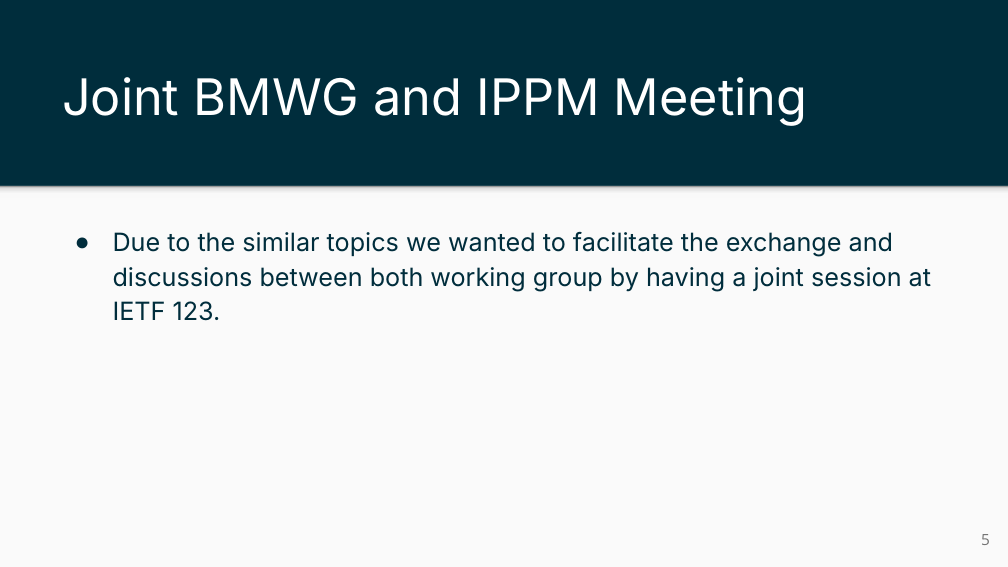
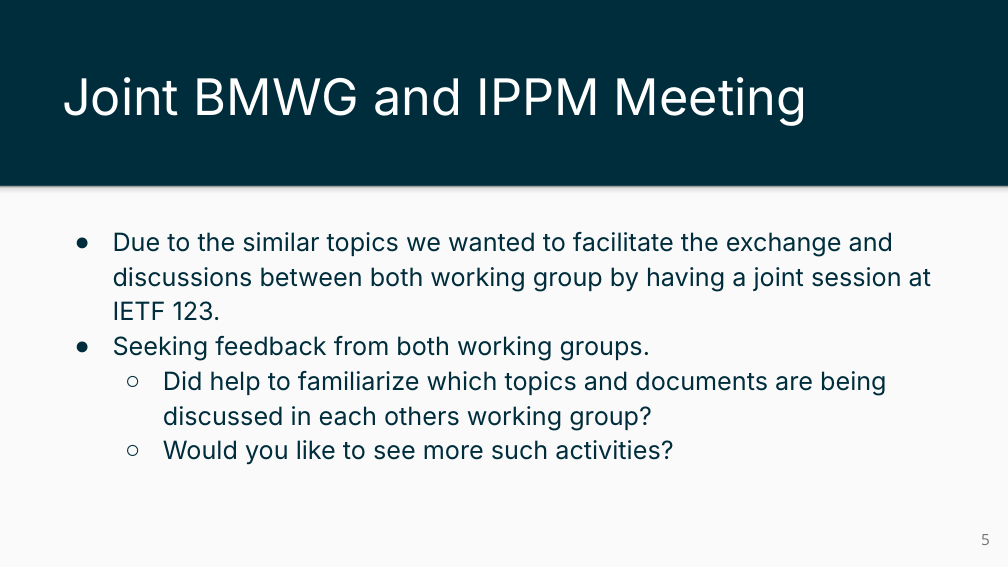
Before and after one commit to ietf-ippm/meeting-materials, a slide deck: slide 5 of ietf123-Madrid/Slides/chair-slides-bmwg-ippm.pptx. Drawn at 1008x567 pixels with LibreOffice and Linux fonts; fonts in the diff are those of the drawing. Boxes give left, top, right and bottom in pixels: in the first picture for what was removed or moved away, otherwise in the second. Text is boxed around its words. In the diff, an @@ line names an element or a change of style, - is before the commit and + after.

Commit message:
updated slide 5

```diff
--- a/ietf123-Madrid/Slides/chair-slides-bmwg-ippm.pptx
+++ b/ietf123-Madrid/Slides/chair-slides-bmwg-ippm.pptx
@@ text at (113, 335, 887, 465): paragraphs added @@
+● Seeking feedback from both working groups.
+  ○ Did help to familiarize which topics and documents are being discussed in each others working group?
+  ○ Would you like to see more such activities?
```
